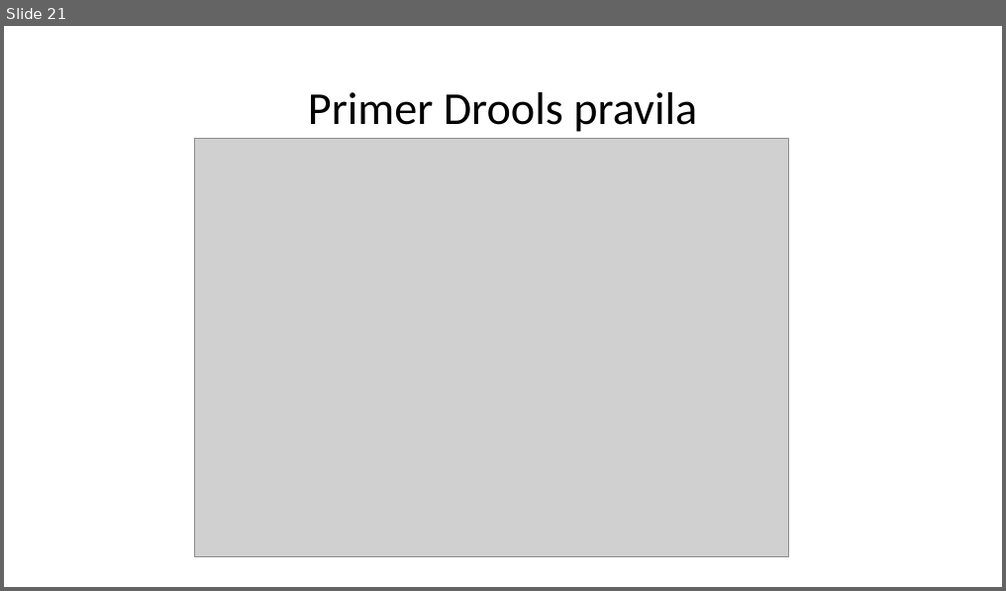
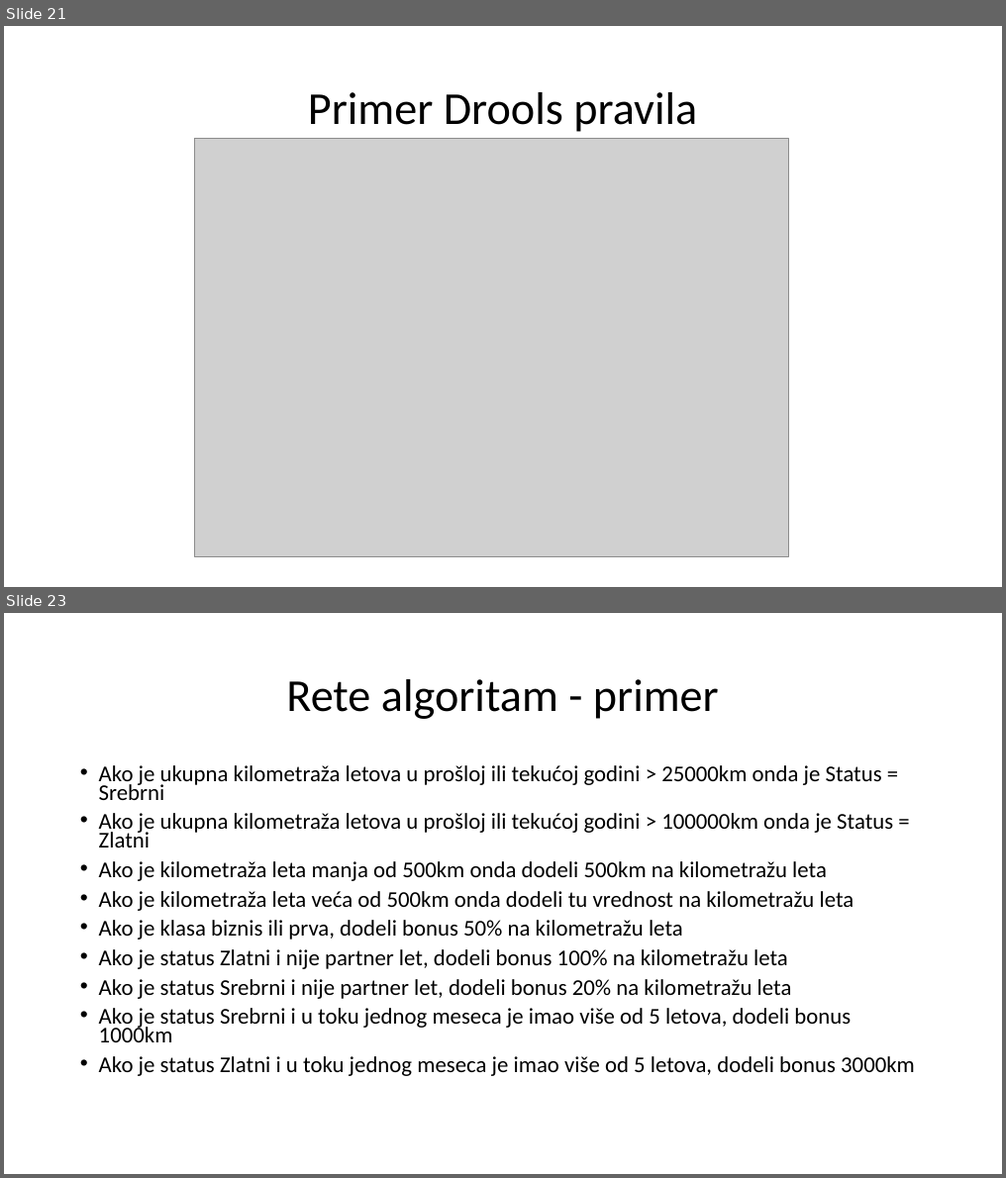
Before and after one commit to MileMiljanovic/StudentPortal, a slide deck: Rukovanje pravilima u poslovnim web aplikacijama.pptx. Shown one above the other, each under a label of ours: slide 21 before the commit, slides 21 and 23 after it; the slides between them are not shown. The pictures are 1006x591 and 1006x1178 pixels, drawn with LibreOffice and Linux fonts; fonts in the diff are those of the drawing; grey boxes stand for pictures. Boxes give left, top, right and bottom in pixels: in the first picture for what was removed or moved away, otherwise in the second. Text is boxed around its words. In the diff, an @@ line names an element or a change of style, - is before the commit and + after.

```diff
--- a/Rukovanje pravilima u poslovnim web aplikacijama.pptx
+++ b/Rukovanje pravilima u poslovnim web aplikacijama.pptx
@@ slide 23 added at <box>4,613,1002,1174</box>, background #FFFFFF @@
@@ title added at <box>286,679,719,719</box>, 44 pt, text #000000 @@
+Rete algoritam - primer
@@ text added at <box>99,765,915,1076</box>, 21.7 pt, text #000000 @@
+• Ako je ukupna kilometraža letova u prošloj ili tekućoj godini > 25000km onda je Status = Srebrni
+• Ako je ukupna kilometraža letova u prošloj ili tekućoj godini > 100000km onda je Status = Zlatni
+• Ako je kilometraža leta manja od 500km onda dodeli 500km na kilometražu leta
+• Ako je kilometraža leta veća od 500km onda dodeli tu vrednost na kilometražu leta
+• Ako je klasa biznis ili prva, dodeli bonus 50% na kilometražu leta
+• Ako je status Zlatni i nije partner let, dodeli bonus 100% na kilometražu leta
+• Ako je status Srebrni i nije partner let, dodeli bonus 20% na kilometražu leta
+• Ako je status Srebrni i u toku jednog meseca je imao više od 5 letova, dodeli bonus 1000km
+• Ako je status Zlatni i u toku jednog meseca je imao više od 5 letova, dodeli bonus 3000km
```
Also in this commit, not shown: 15 other slides added.
